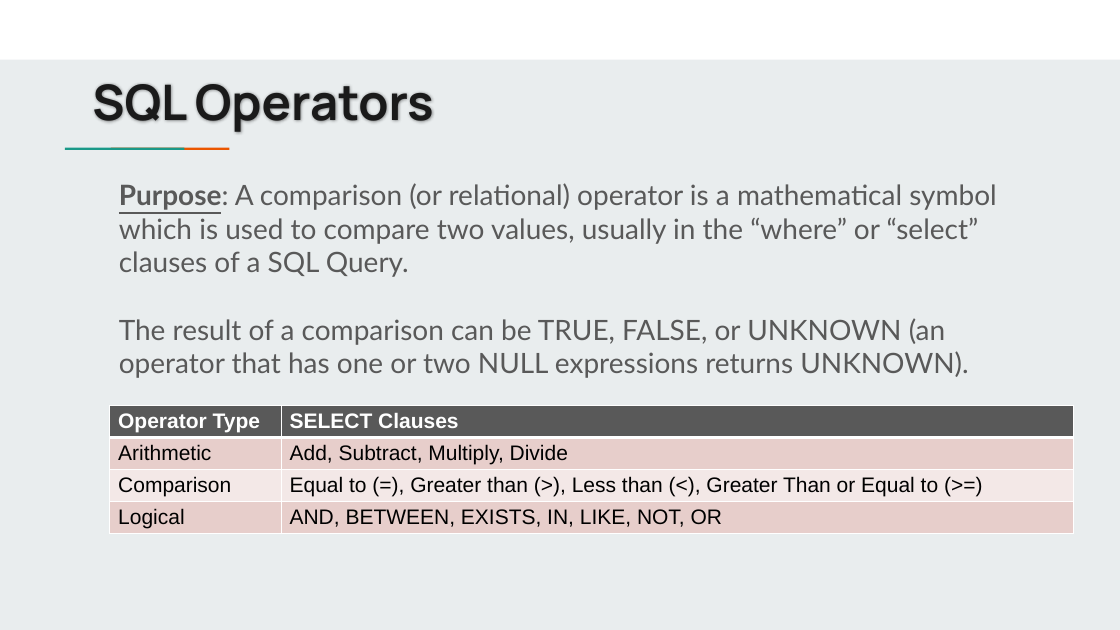
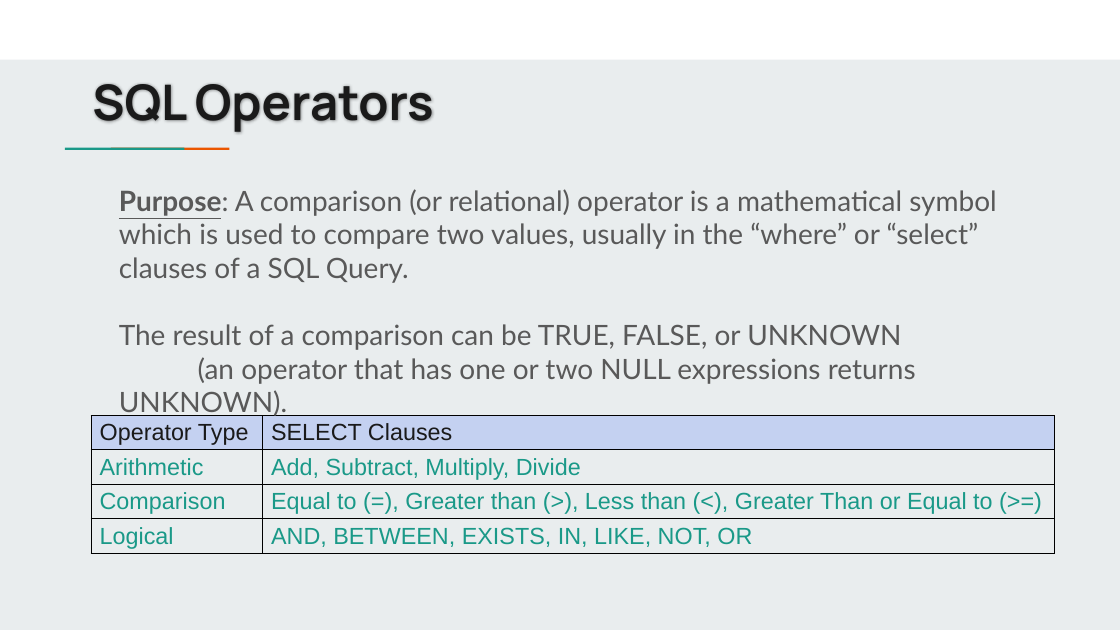
Before and after one commit to jbergmann56/OSDA-DataManipulationAndManagement, a slide deck: slide 7 of Lectures/(2) Writing Queries.pptx (slide 6 before the commit). Drawn at 1120x630 pixels with LibreOffice and Linux fonts; fonts in the diff are those of the drawing. Boxes give left, top, right and bottom in pixels: in the first picture for what was removed or moved away, otherwise in the second. Text is boxed around its words. In the diff, an @@ line names an element or a change of style, - is before the commit and + after.

```diff
--- a/Lectures/(2) Writing Queries.pptx
+++ b/Lectures/(2) Writing Queries.pptx
@@ text "Purpose: A comparison (or relational) ...": place and size @@
-text "Purpose: A comparison (or relational) ..." at [119,183,997,378]
+text "Purpose: A comparison (or relational) ..." at [119,189,997,384]
@@ table at [92,416,1055,561] @@
@@ fill #595959 to #C4D1F1 in row 1 @@
@@ fill #E7CECB to none in 4 cells @@
@@ fill #F3E8E7 to none in row 3 @@
@@ size 18 to 20 pt @@
@@ text colour #FFFFFF to #1A1A1A, bold off in "Operator Type", "SELECT Clauses" @@
@@ text colour #000000 to #1A9988 in "Arithmetic", "Add, Subtract, Multiply, Divide", "Comparison", "Equal to (=), Greater than (>), Less ..." and 2 more places @@
@@ borders changed @@
@@ table: place and size @@
-table at [110,406,1074,630]
+table at [92,416,1055,561]
```
Also in this commit, not shown: 6 other slides changed, 1 slide added, 3 slides removed, 2 other files.
